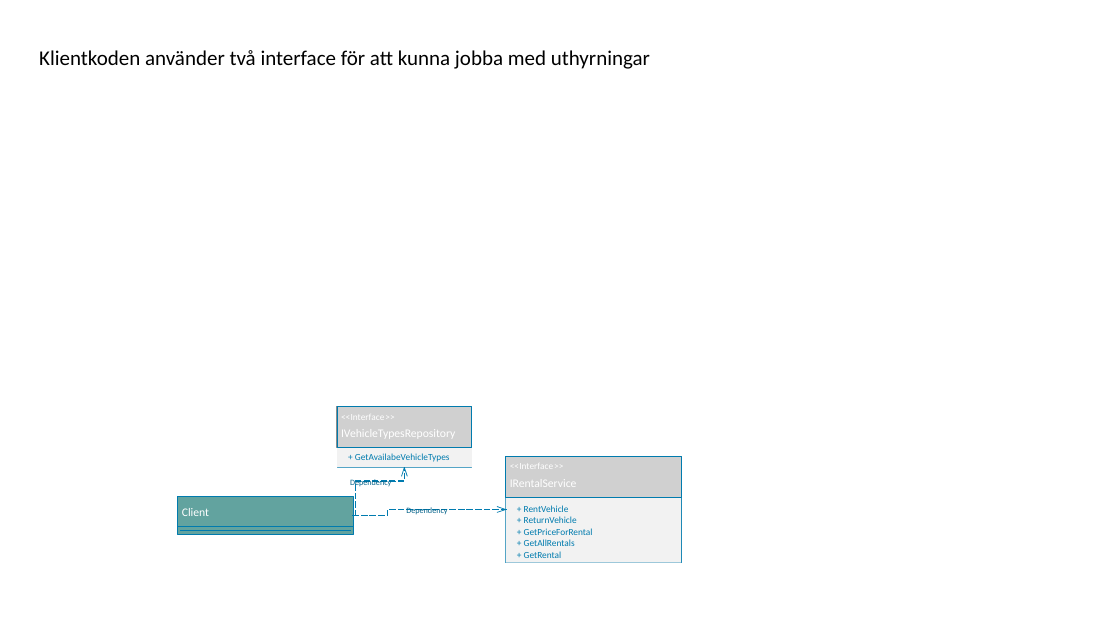
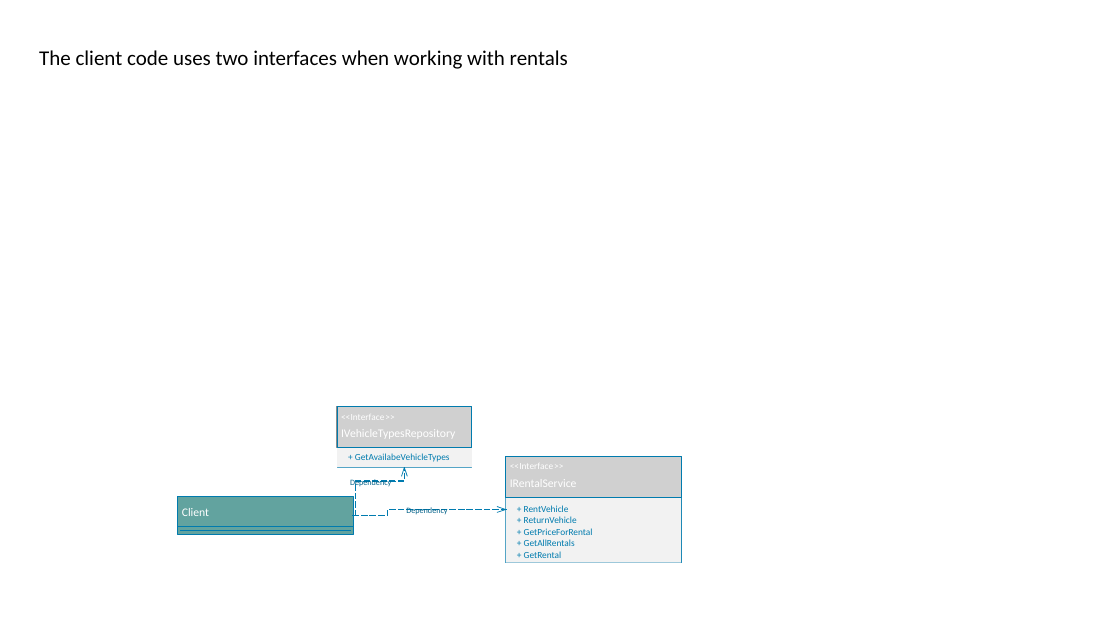
Before and after one commit to LarsBergqvist/CarRentalService, a slide deck: slide 9 of CarRentalService - Lars Bergqvist.pptx. Drawn at 1120x630 pixels with LibreOffice and Linux fonts; fonts in the diff are those of the drawing; grey boxes stand for pictures. Boxes give left, top, right and bottom in pixels: in the first picture for what was removed or moved away, otherwise in the second. Text is boxed around its words. In the diff, an @@ line names an element or a change of style, - is before the commit and + after.

```diff
--- a/CarRentalService - Lars Bergqvist.pptx
+++ b/CarRentalService - Lars Bergqvist.pptx
@@ text at bbox=[39, 50, 568, 69]: text changed @@
-Klientkoden använder två interface för att kunna jobba med uthyrningar
+The client code uses two interfaces when working with rentals
```
Also in this commit, not shown: 9 other slides changed, 4 slides added, 3 slides removed, 1 other file.
